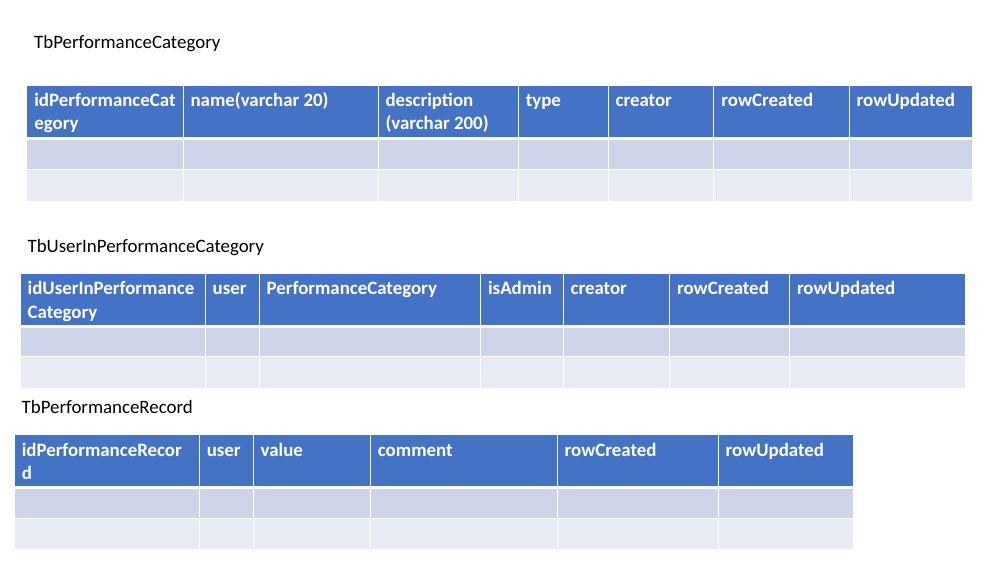
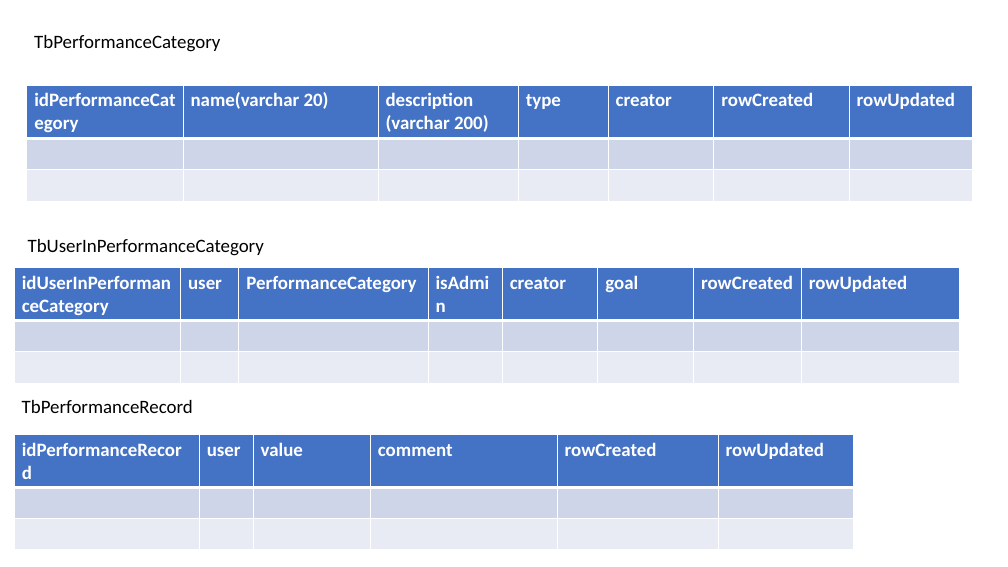
Before and after one commit to TimoLehnertz/roller-results.com, a slide deck: slide 4 of plans/PerformanceLayout.pptx. Drawn at 1008x567 pixels with LibreOffice and Linux fonts; fonts in the diff are those of the drawing. Boxes give left, top, right and bottom in pixels: in the first picture for what was removed or moved away, otherwise in the second. Text is boxed around its words. In the diff, an @@ line names an element or a change of style, - is before the commit and + after.

```diff
--- a/plans/PerformanceLayout.pptx
+++ b/plans/PerformanceLayout.pptx
@@ table at box(14, 268, 961, 383) @@
+column 6: goal |  | 
@@ table: place and size @@
-table at box(20, 273, 966, 389)
+table at box(14, 268, 961, 383)
```
Also in this commit, not shown: 3 other slides changed, 2 slides added, 1 slide removed, 25 other files.
